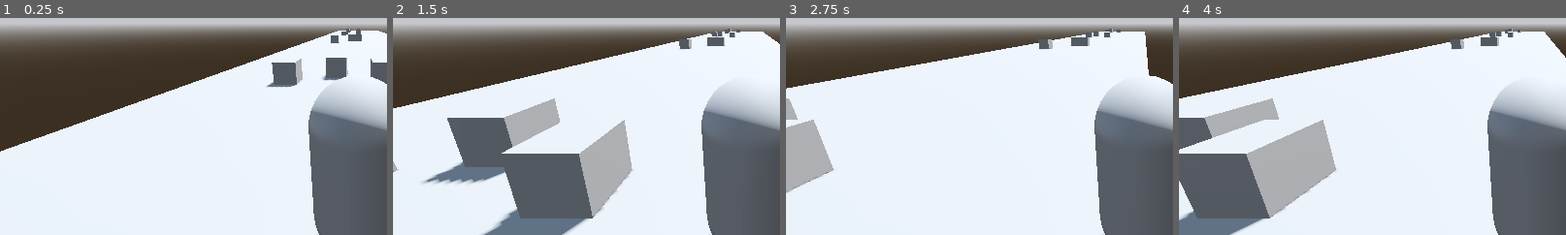
Above: before the commit, frames 1-4 (left to right).
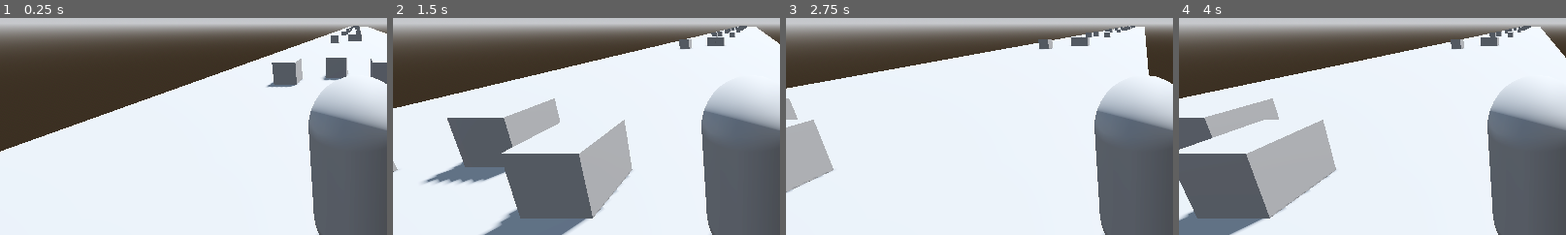
Above: after the commit, the same moments.

Repository: Vilkku11/EndlessRunner
Game: Godot game, scene res://world.tscn
Two runs of this game, one before a commit and one after it. Both use one fixed random seed, a clock stepped at 60 frames per second and the inputs below.
Inputs:
- Up to frame 1 (0.25 s): no input
- Up to frame 2 (1.5 s): hold Right (ui_right) 0.53-1.28 s; hold Down (ui_down) from 1.28 s (still down)
- Up to frame 3 (2.75 s): tap Enter at 2 s; release Down (ui_down) at 2.03 s; hold Right (ui_right) from 2.03 s (still down)
- Up to frame 4 (4 s): release Right (ui_right) at 2.78 s; hold Up (ui_up) 2.78-3.53 s; tap Space at 3.5 s; hold Left (ui_left) from 3.53 s (still down)
The pictures show only the part of the screen within x 4-54%, y 37-86%; the shares and areas given below are measured in that part.

The runs differ from the first frame. In frame 1, 0.1% of the frame differs, in the area x 87-98%, y 3-6%; in frame 2, 0.2%; in frame 3, 0.2%, in the area x 81-93%, y 3-7%; in frame 4, 0.2%.

Commit message:
fixed terrain generation, now generating more blocks, removing last block later

Diff:
--- a/terrain_controller.gd
+++ b/terrain_controller.gd
@@ -13,7 +13,7 @@
 var terrain_belt: Array[MeshInstance3D] = []
 @export var terrain_velocity: float = 10.0
 ## The number of blocks to keep rendered to the viewport
-@export var num_terrain_blocks = 4
+@export var num_terrain_blocks = 10
 ## Path to directory holding the terrain block scenes
 @export_dir var terrain_blocks_path = "res://Terrain"
 
@@ -44,7 +44,7 @@
 	for block in terrain_belt:
 		block.position.z += terrain_velocity * delta
 
-	if terrain_belt[0].position.z >= terrain_belt[0].mesh.size.y/2:
+	if terrain_belt[0].position.z >= terrain_belt[0].mesh.size.y:
 		var last_terrain = terrain_belt[-1]
 		var first_terrain = terrain_belt.pop_front()
 
